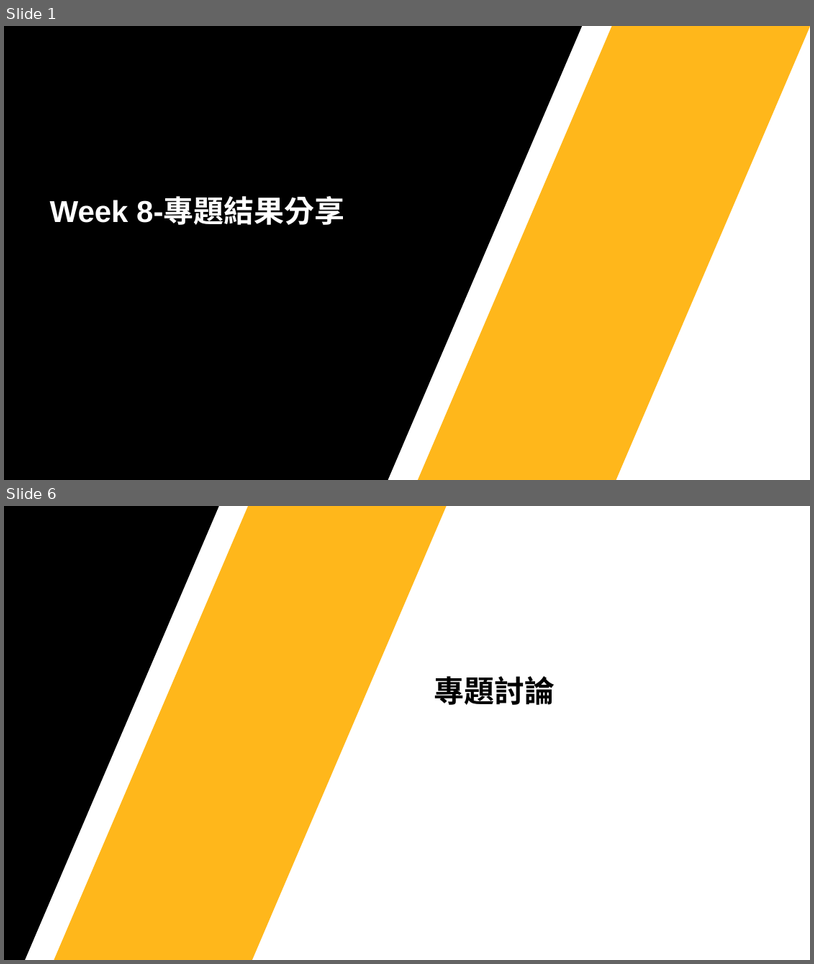
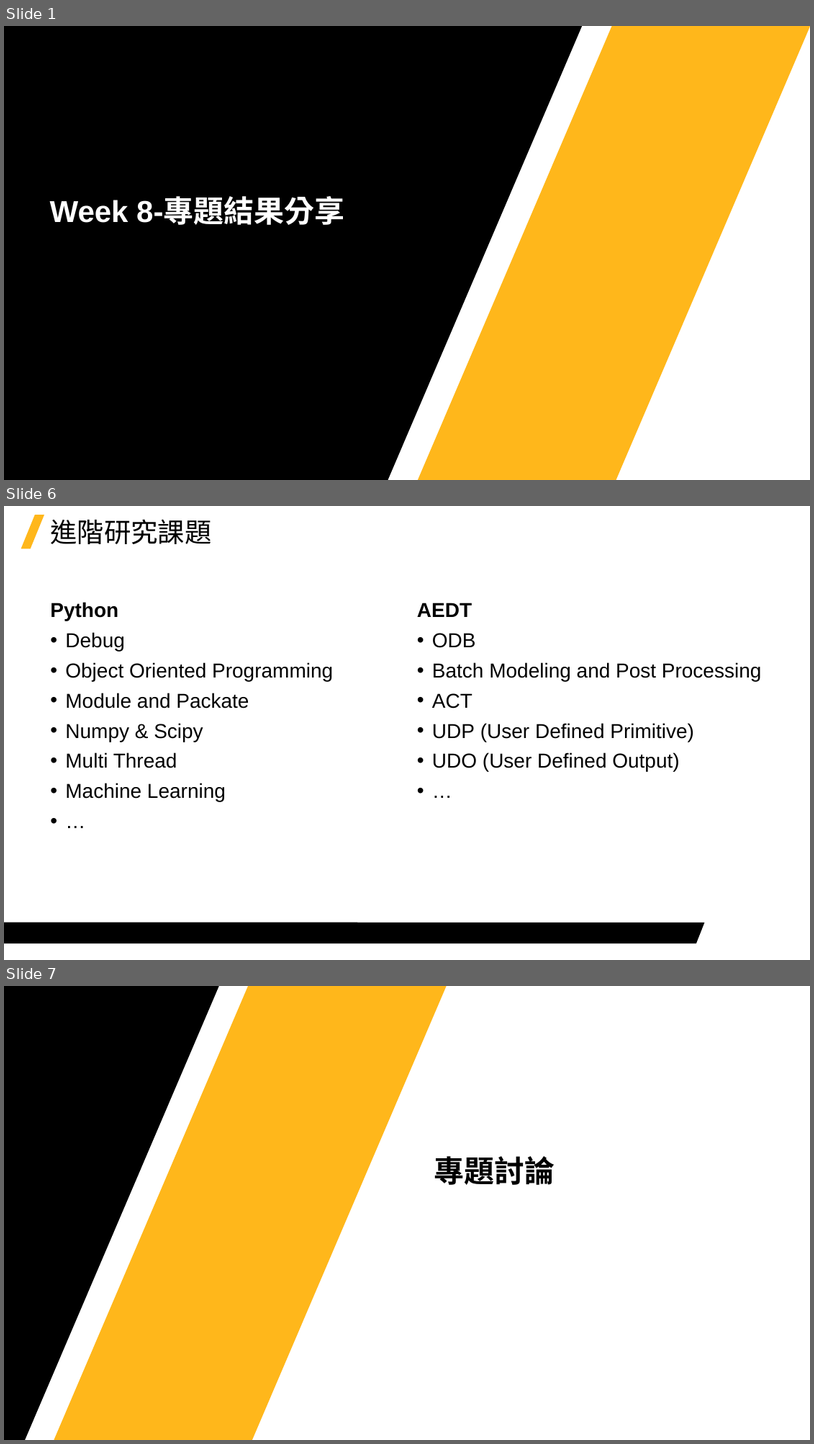
Before and after one commit to Jerrick-cheng/AEDT-Automation-Camp, a slide deck: 上課教材/Week8.pptx. Shown one above the other, each under a label of ours: slides 1 and 6 before the commit, slides 1, 6 and 7 after it; the slides between them are not shown. The pictures are 814x964 and 814x1444 pixels, drawn with LibreOffice and Linux fonts; fonts in the diff are those of the drawing; background and template pictures are left out. Boxes give left, top, right and bottom in pixels: in the first picture for what was removed or moved away, otherwise in the second. Text is boxed around its words. In the diff, an @@ line names an element or a change of style, - is before the commit and + after.

```diff
--- a/上課教材/Week8.pptx
+++ b/上課教材/Week8.pptx
@@ slide 6 added at [4,506,810,960], background #FFFFFF @@
@@ parallelogram added at [21,515,44,548], fill #FFB71B @@
@@ title added at [50,519,211,544], 32 pt, text #000000 @@
+進階研究課題
@@ text added at [50,602,762,801], 24 pt, text #000000 @@
+Python
+• Debug
+• Object Oriented Programming
+• Module and Packate
+• Numpy & Scipy
+• Multi Thread
+• Machine Learning
+• …
+AEDT
+• ODB
+• Batch Modeling and Post Processing
+• ACT
+• UDP (User Defined Primitive)
+• UDO (User Defined Output)
+• …
@@ freeform shape added at [4,922,705,943], fill #000000 @@
@@ what was slide 6 is now slide 7 @@
```
Also in this commit, not shown: 3 slides changed, 2 other slides added, 2 slides removed.
